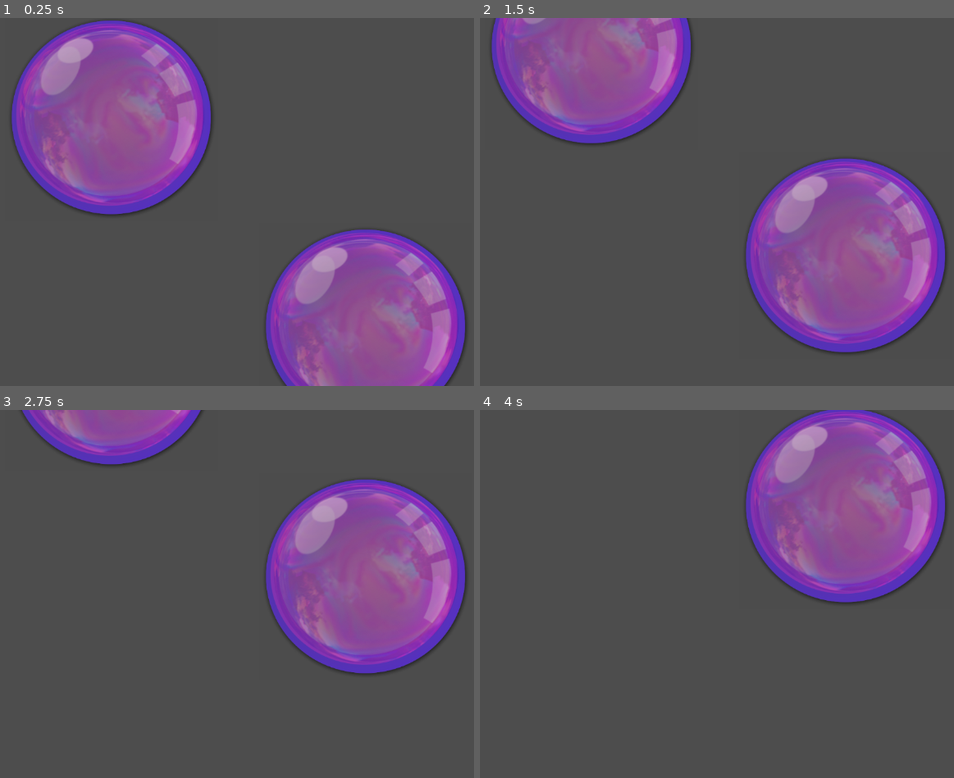
Above: before the commit, frames 1-4 (two rows, left to right).
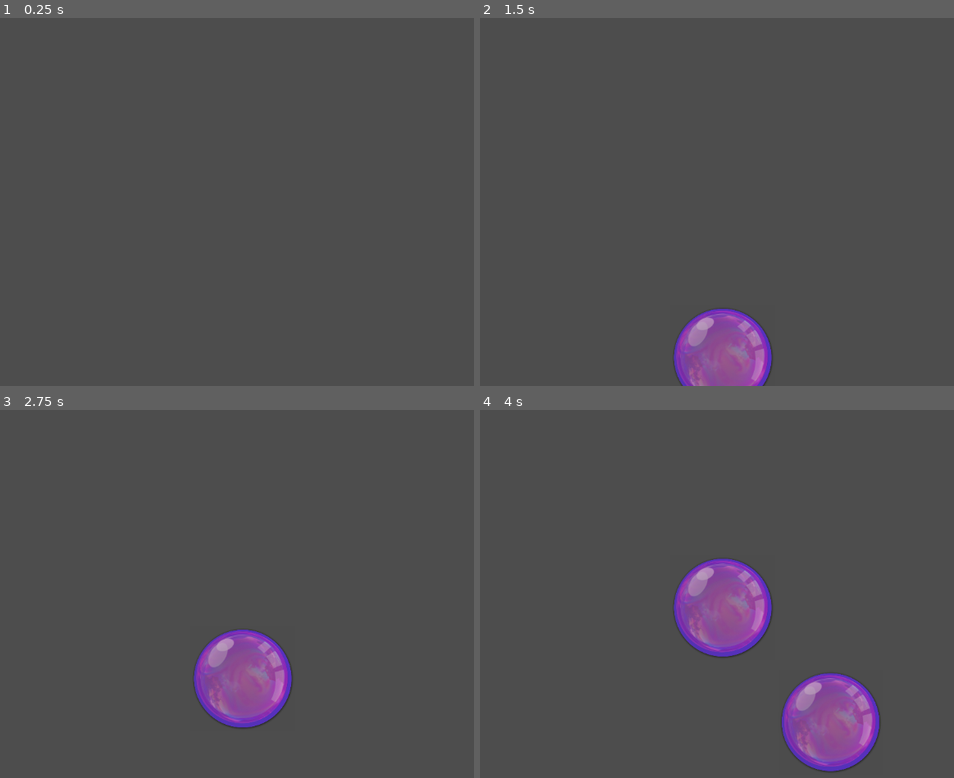
Above: after the commit, the same moments.

Repository: iluvsugargliders/bubble-pop
Game: Godot game, scene res://Main/Main.tscn
Two runs of this game, one before a commit and one after it. Both use one fixed random seed, a clock stepped at 60 frames per second and the inputs below.
Inputs:
- Up to frame 1 (0.25 s): no input
- Up to frame 2 (1.5 s): no input
- Up to frame 3 (2.75 s): no input
- Up to frame 4 (4 s): no input

The runs differ from the first frame. In frame 1, 33% of the frame differs, in the area x 2-99%, y 0-100%; in frame 2, 33%; in frame 3, 26%; in frame 4, 26%.

Commit message:
Random Bubbles

Diff:
--- a/Code/Main/Main.tscn
+++ b/Code/Main/Main.tscn
@@ -1,10 +1,9 @@
-[gd_scene load_steps=3 format=3 uid="uid://cd5nxssueqosr"]
+[gd_scene load_steps=2 format=3 uid="uid://cd5nxssueqosr"]
 
 [ext_resource type="Script" path="res://Main/main.gd" id="1_owbbd"]
-[ext_resource type="PackedScene" uid="uid://botbbg27fopdj" path="res://bubble/bubble.tscn" id="1_uv4ku"]
 
 [node name="Main" type="Node"]
 script = ExtResource("1_owbbd")
 
-[node name="Bubble" parent="." instance=ExtResource("1_uv4ku")]
-position = Vector2(847, 568)
+[node name="Timer" type="Timer" parent="."]
+autostart = true
--- a/Code/Main/main.gd
+++ b/Code/Main/main.gd
@@ -2,17 +2,19 @@
 class_name Main
 
 const BUBBLE = preload("res://bubble/bubble.tscn")
+@onready var timer: Timer = $Timer
+
+
+func _ready() -> void:
+	timer.timeout.connect(OnTimedOut)
+	timer.wait_time = 2
+
+func OnTimedOut():
+	spawnbubble()
+	#print("Timed Out")
+
 
 func spawnbubble():
 	var bubble_instance = BUBBLE.instantiate()
-	bubble_instance.position = Vector2(400, 200)
+	bubble_instance.position = Vector2(randf_range(0, get_viewport().size.x), get_viewport().size.y)
 	add_child(bubble_instance)
-
-
-
-
-
-
-
-func _ready() -> void:
-	spawnbubble()
--- a/Code/bubble/bubble.tscn
+++ b/Code/bubble/bubble.tscn
@@ -7,6 +7,6 @@
 script = ExtResource("1_8id8y")
 
 [node name="Sprite2D" type="Sprite2D" parent="."]
-position = Vector2(-1, 0)
-scale = Vector2(0.730469, 0.710938)
+position = Vector2(-1.00001, 0)
+scale = Vector2(0.357422, 0.359375)
 texture = ExtResource("2_xbge5")
